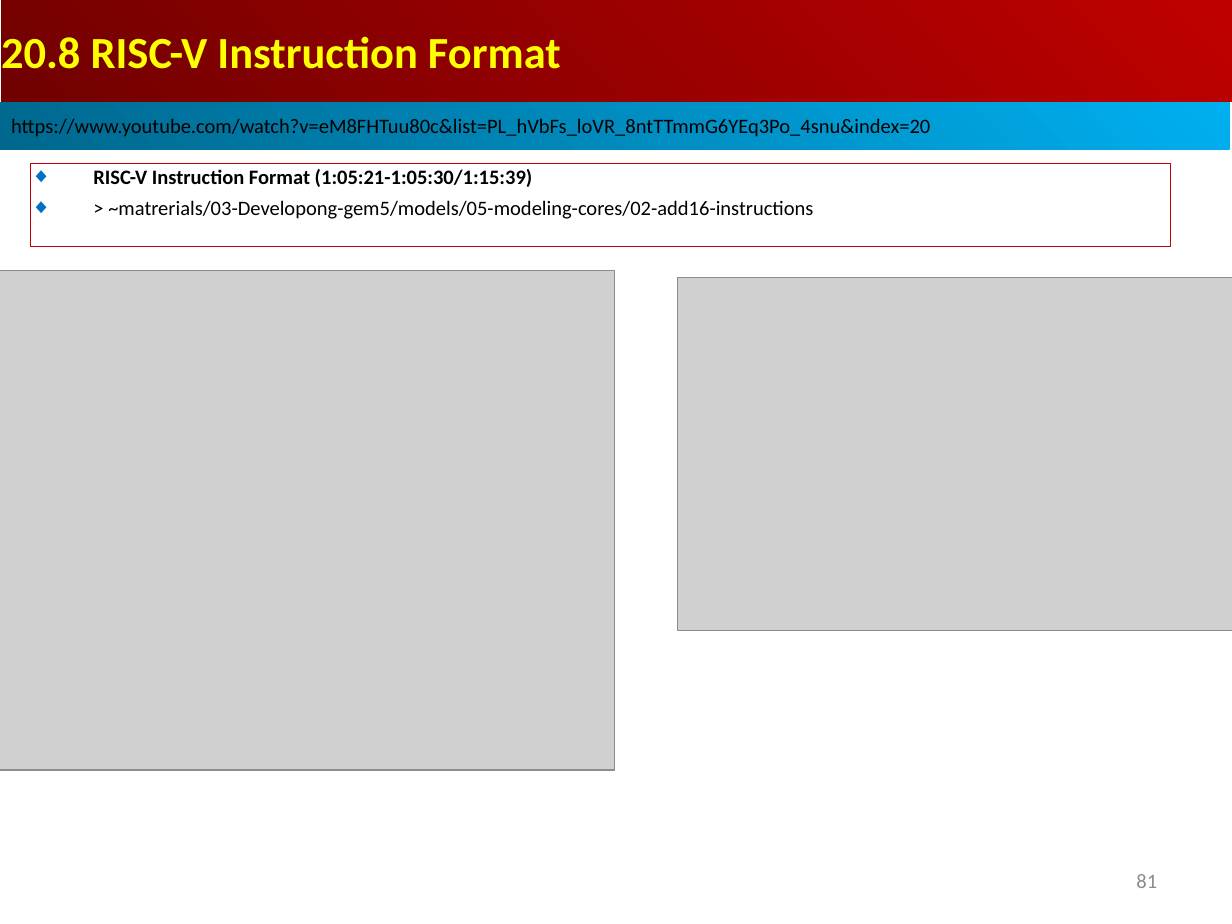
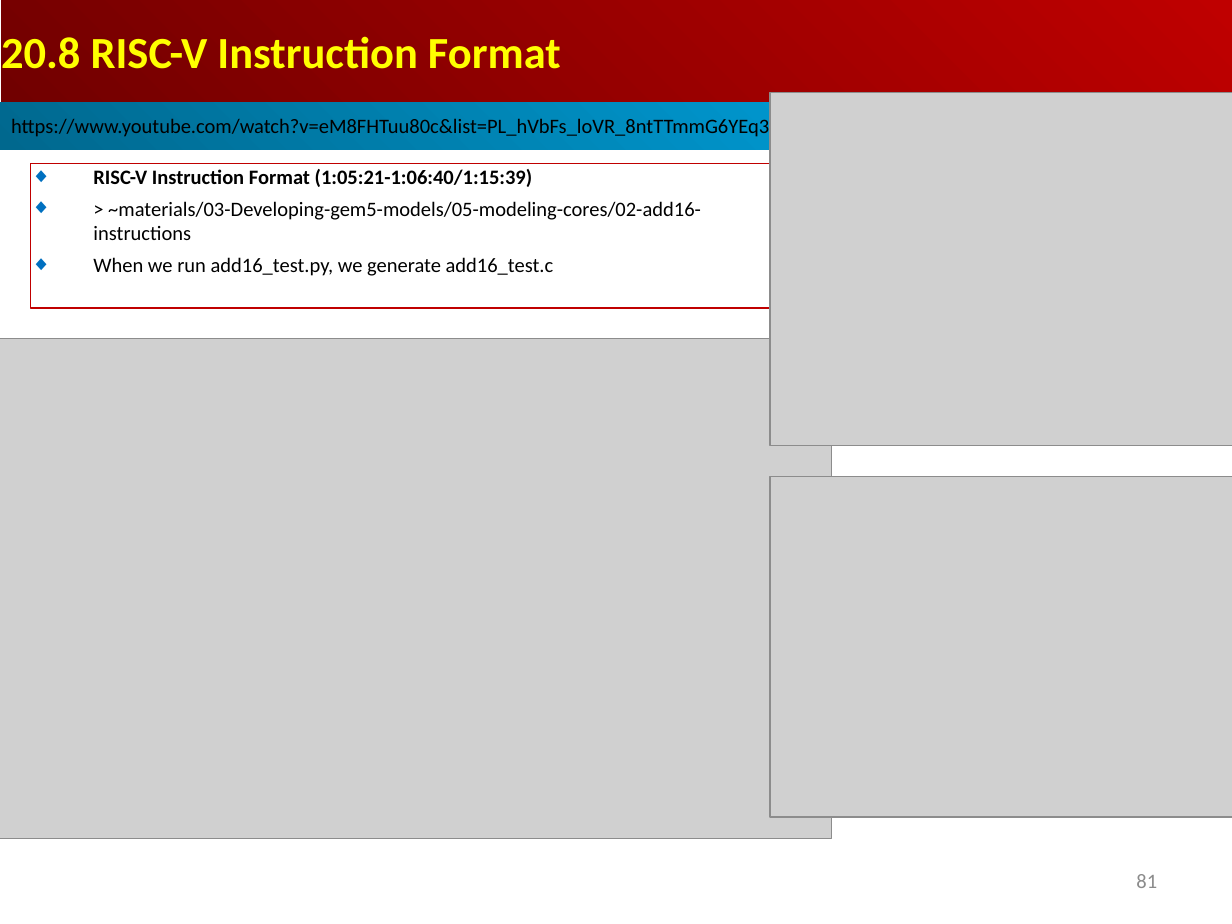
Before and after one commit to peterhchen/AIU_CS850_Gem5_McPAT, a slide deck: slide 81 of 050_Gem5/020.ModelCore/000_Video/020.ModelCore.ppt. Drawn at 1232x924 pixels with LibreOffice and Linux fonts; fonts in the diff are those of the drawing; grey boxes stand for pictures. Boxes give left, top, right and bottom in pixels: in the first picture for what was removed or moved away, otherwise in the second. Text is boxed around its words. In the diff, an @@ line names an element or a change of style, - is before the commit and + after.

```diff
--- a/050_Gem5/020.ModelCore/000_Video/020.ModelCore.ppt
+++ b/050_Gem5/020.ModelCore/000_Video/020.ModelCore.ppt
@@ picture: place and size @@
-picture at <box>678,277,1232,631</box>
+picture at <box>770,92,1232,446</box>
@@ rectangle "RISC-V Instruction Format (1:05:21-1:06:40/1:15:39)": place and size @@
-rectangle "RISC-V Instruction Format (1:05:21-1:06:40/1:15:39)" at <box>31,164,1170,246</box>
+rectangle "RISC-V Instruction Format (1:05:21-1:06:40/1:15:39)" at <box>31,164,770,308</box>
@@ text in rectangle at <box>93,169,701,276</box>: text changed @@
-◆ RISC-V Instruction Format (1:05:21-1:05:30/1:15:39)
-◆ > ~matrerials/03-Developong-gem5/models/05-modeling-cores/02-add16-instructions
+◆ RISC-V Instruction Format (1:05:21-1:06:40/1:15:39)
+◆ > ~materials/03-Developing-gem5-models/05-modeling-cores/02-add16-instructions
+◆ When we run add16_test.py, we generate add16_test.c
@@ picture: place and size @@
-picture at <box>0,270,615,770</box>
+picture at <box>0,339,832,839</box>
@@ picture added at <box>770,477,1232,817</box> @@
```
Also in this commit, not shown: 22 other slides changed.
